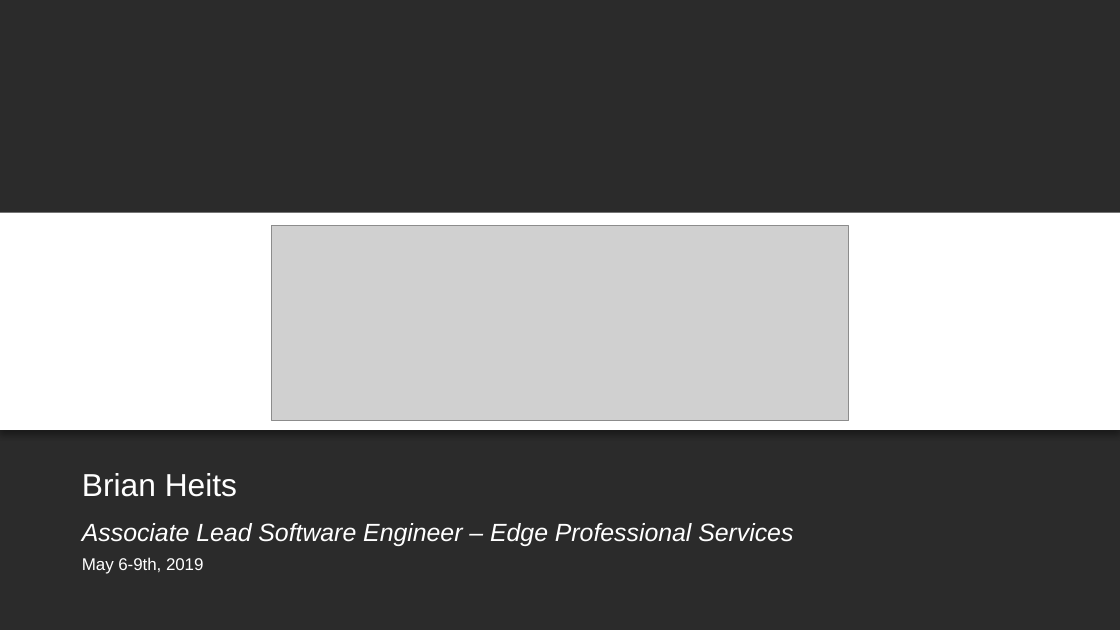
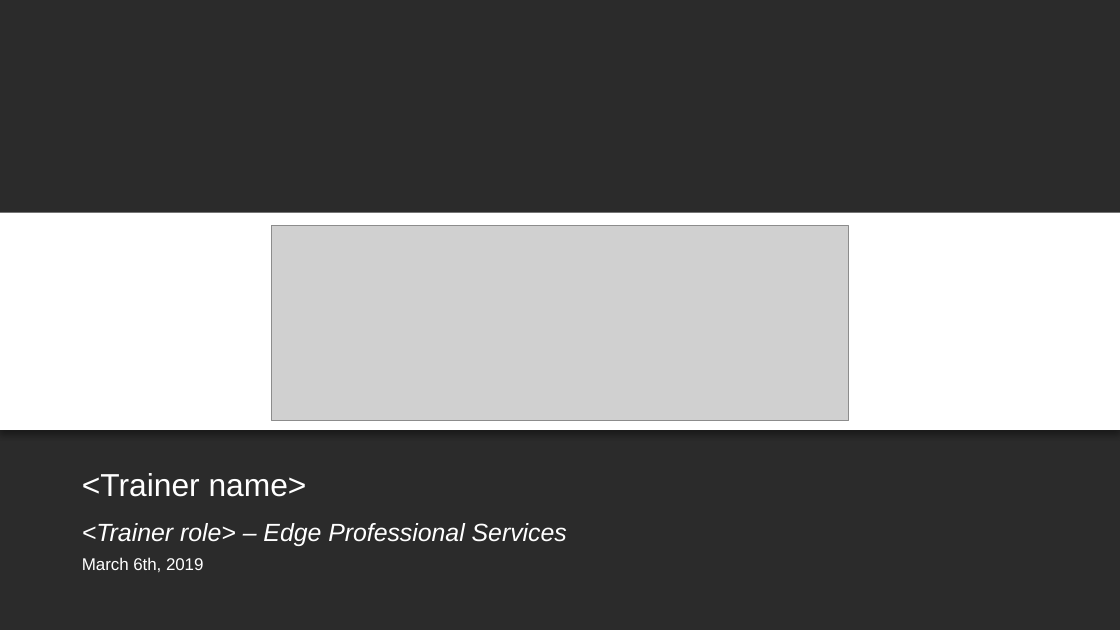
Before and after one commit to BH018364/SMART-on-FHIR-Training, a slide deck: slide 1 of smart-authorization-presentation.pptx. Drawn at 1120x630 pixels with LibreOffice and Linux fonts; fonts in the diff are those of the drawing; grey boxes stand for pictures; background and template pictures are left out; a plain dark background stands for a picture behind light text. Boxes give left, top, right and bottom in pixels: in the first picture for what was removed or moved away, otherwise in the second. Text is boxed around its words. In the diff, an @@ line names an element or a change of style, - is before the commit and + after.

```diff
--- a/smart-authorization-presentation.pptx
+++ b/smart-authorization-presentation.pptx
@@ text at (x1=82, y1=473, x2=307, y2=497): text changed @@
-Brian Heits
+<Trainer name>
@@ text at (x1=82, y1=523, x2=567, y2=546): text changed @@
-Associate Lead Software Engineer – Edge Professional Services
+<Trainer role> – Edge Professional Services
@@ text at (x1=82, y1=557, x2=203, y2=572): text changed @@
-May 6-9th, 2019
+March 6th, 2019
```
Also in this commit, not shown: 2 other files.
